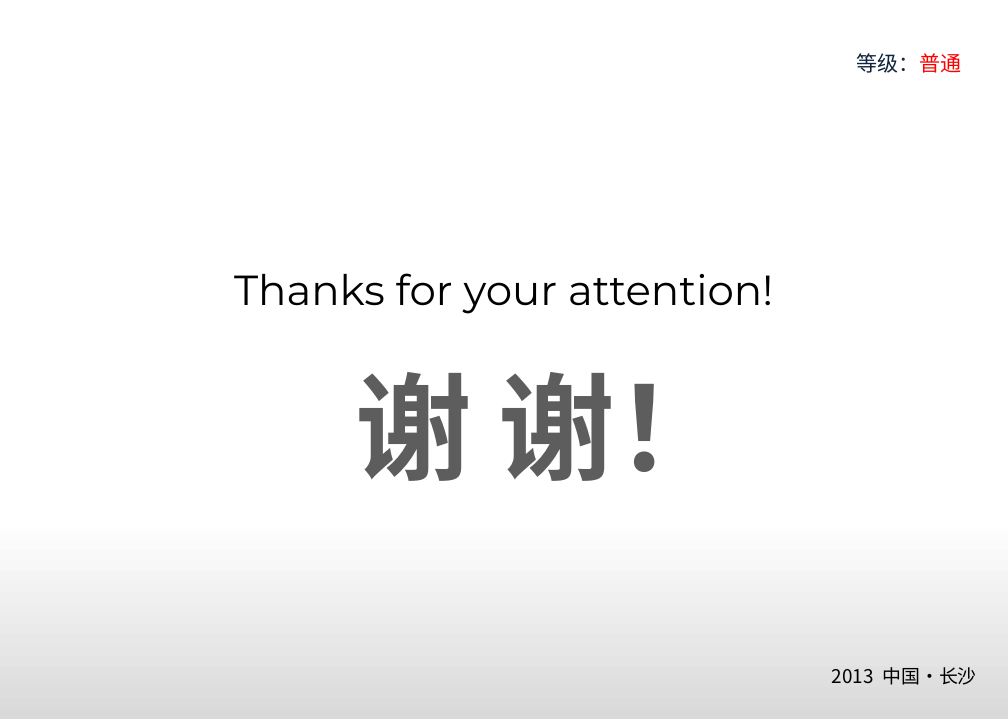
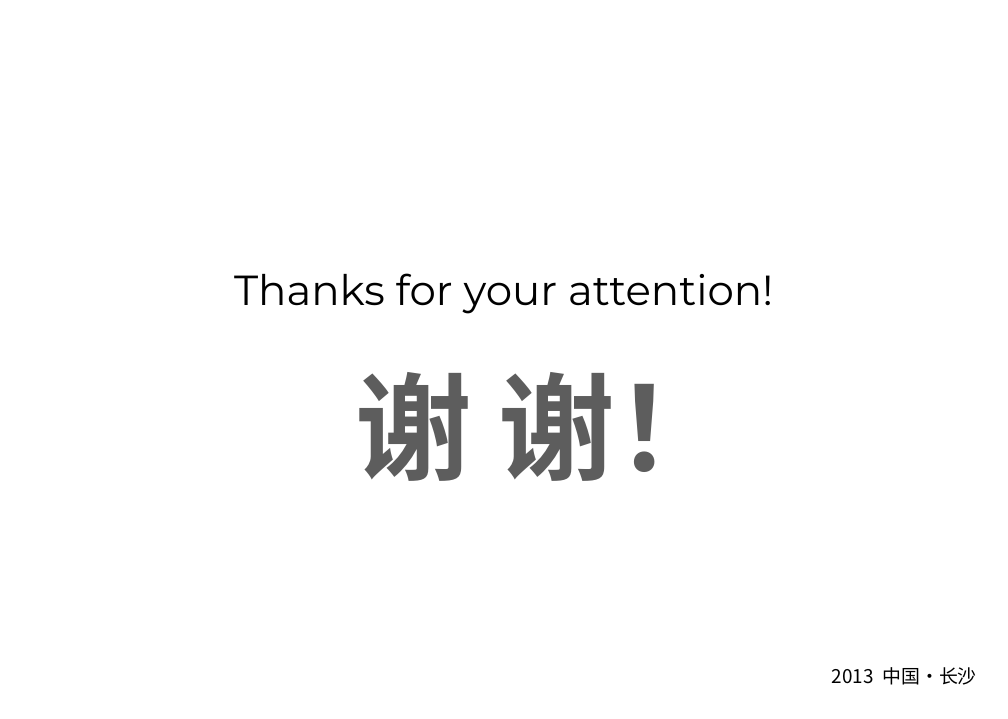
Before and after one commit to zhanght86/bboss-cms, a slide deck: slide 32 of 文档/SanyPDP平台会话共享介绍.pptx (slide 28 before the commit). Drawn at 1008x719 pixels with LibreOffice and Linux fonts; fonts in the diff are those of the drawing; background and template pictures are left out. Boxes give left, top, right and bottom in pixels: in the first picture for what was removed or moved away, otherwise in the second. Text is boxed around its words. In the diff, an @@ line names an element or a change of style, - is before the commit and + after.

```diff
--- a/文档/SanyPDP平台会话共享介绍.pptx
+++ b/文档/SanyPDP平台会话共享介绍.pptx
@@ rectangle removed at [0, 0, 1008, 719] @@
@@ rectangle removed at [856, 57, 1008, 66] @@
@@ text removed at [857, 53, 962, 73] @@
-等级：普通
@@ line removed from (0, 66) to (1008, 66) @@
@@ rectangle removed at [0, 518, 1008, 719] @@
@@ rectangle removed at [0, 684, 1008, 719] @@
@@ line removed from (0, 684) to (1008, 684) @@
```
Also in this commit, not shown: 26 other slides changed, 5 slides added, 1 slide removed.
